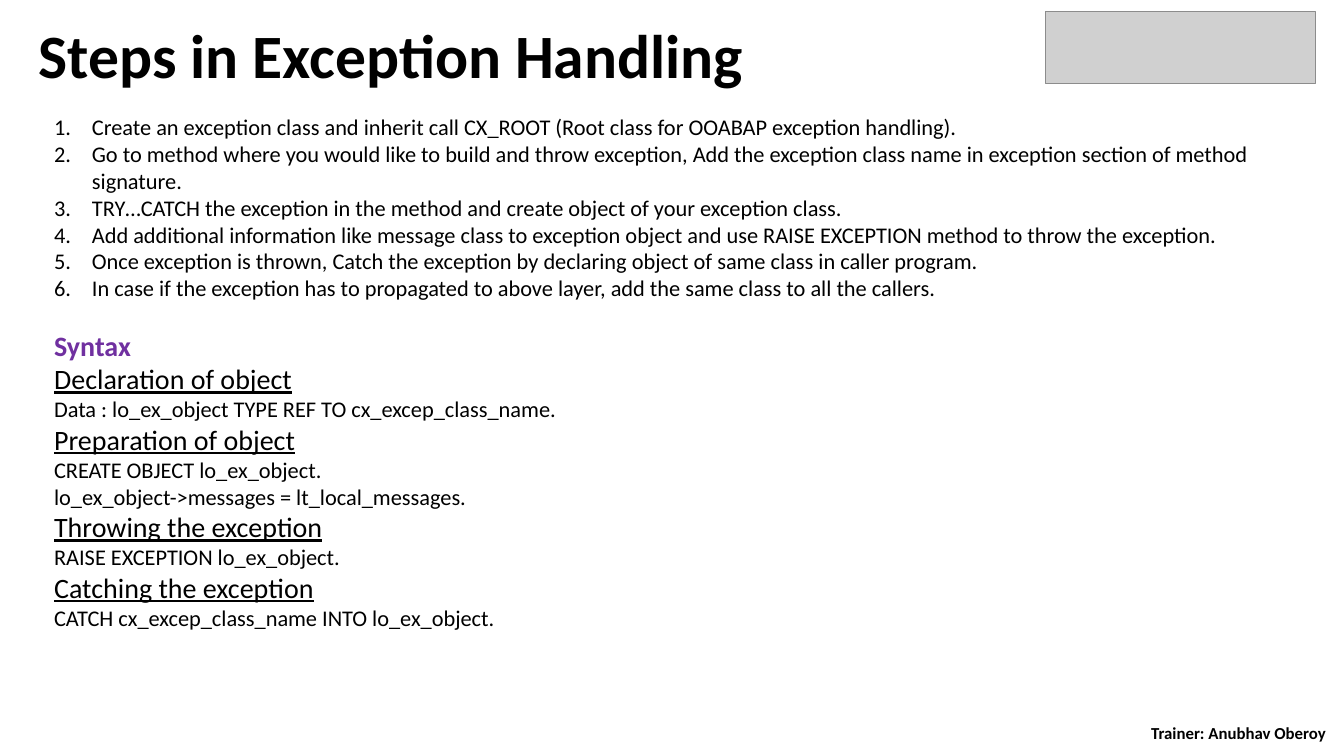
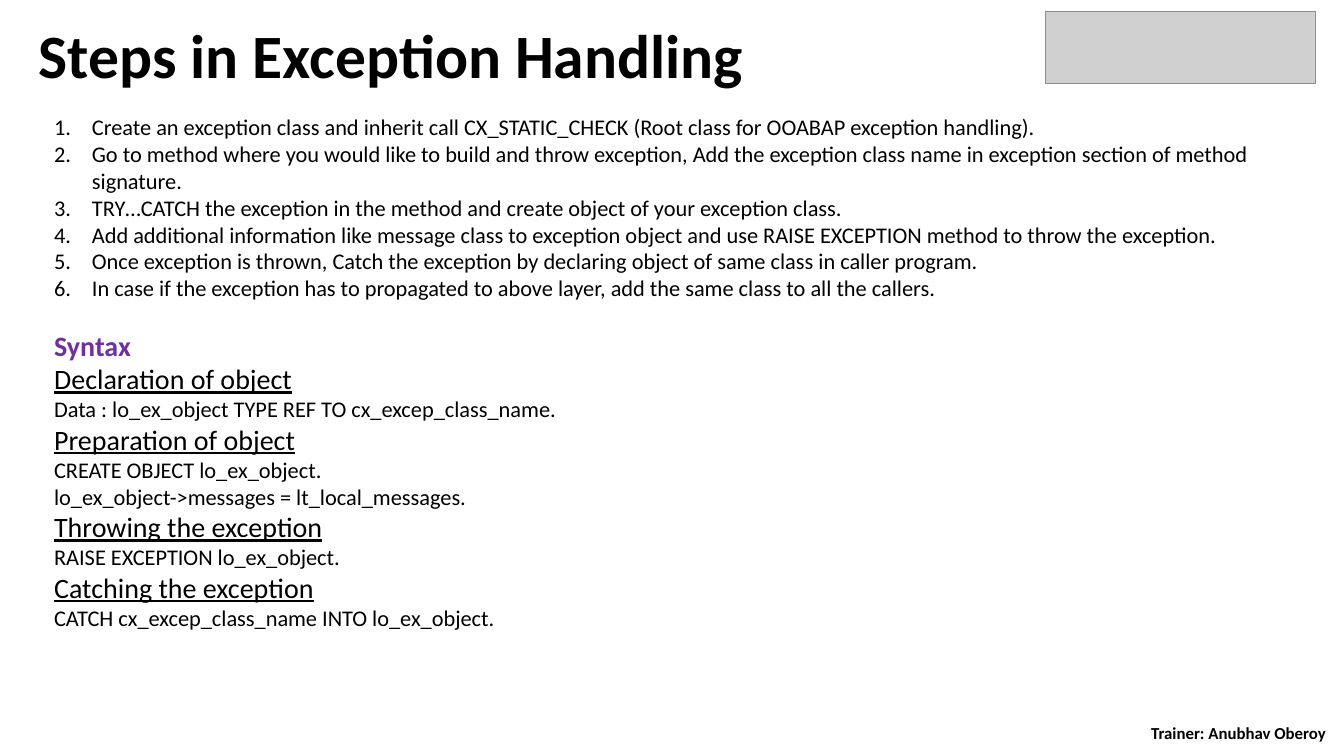
Before and after one commit to Grayser93/S4D400_Introduction_to_ABAP_on_S4HANA, a slide deck: slide 9 of day 5/S4D400 - Day 5.pptx. Drawn at 1344x756 pixels with LibreOffice and Linux fonts; fonts in the diff are those of the drawing; grey boxes stand for pictures. Boxes give left, top, right and bottom in pixels: in the first picture for what was removed or moved away, otherwise in the second. Text is boxed around its words. In the diff, an @@ line names an element or a change of style, - is before the commit and + after.

```diff
--- a/day 5/S4D400 - Day 5.pptx
+++ b/day 5/S4D400 - Day 5.pptx
@@ text at <box>92,119,1034,139</box>: text changed @@
-1. Create an exception class and inherit call CX_ROOT (Root class for OOABAP exception handling).
+1. Create an exception class and inherit call CX_STATIC_CHECK (Root class for OOABAP exception handling).
```
Also in this commit, not shown: 4 other slides changed, 2 slides added, 6 other files.
